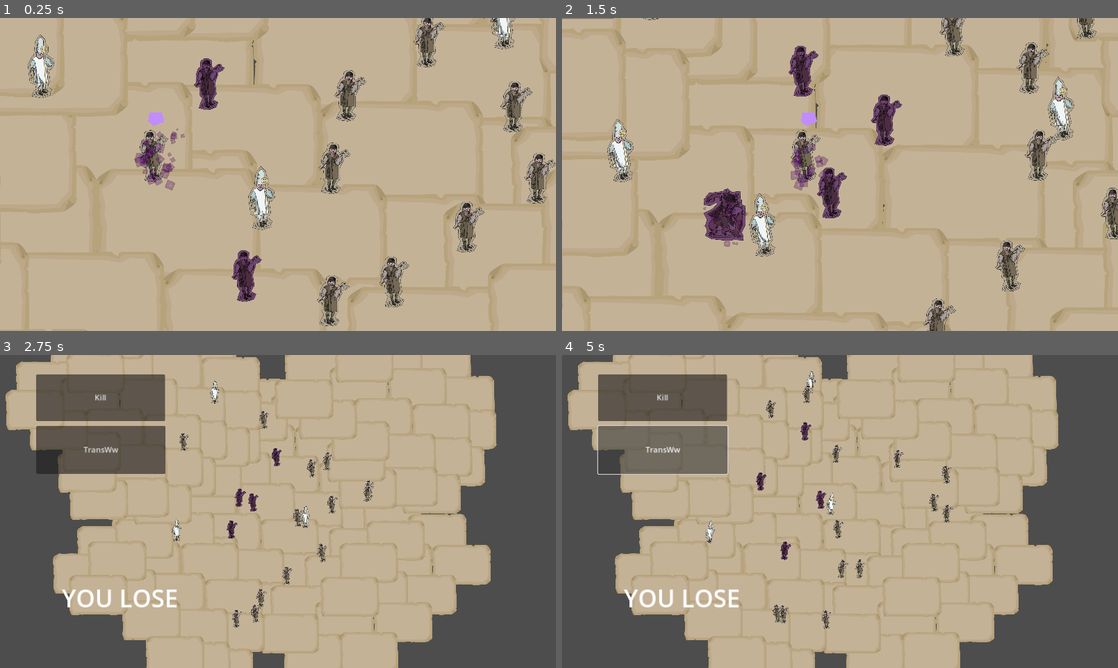
Above: before the commit, frames 1-4 (two rows, left to right).
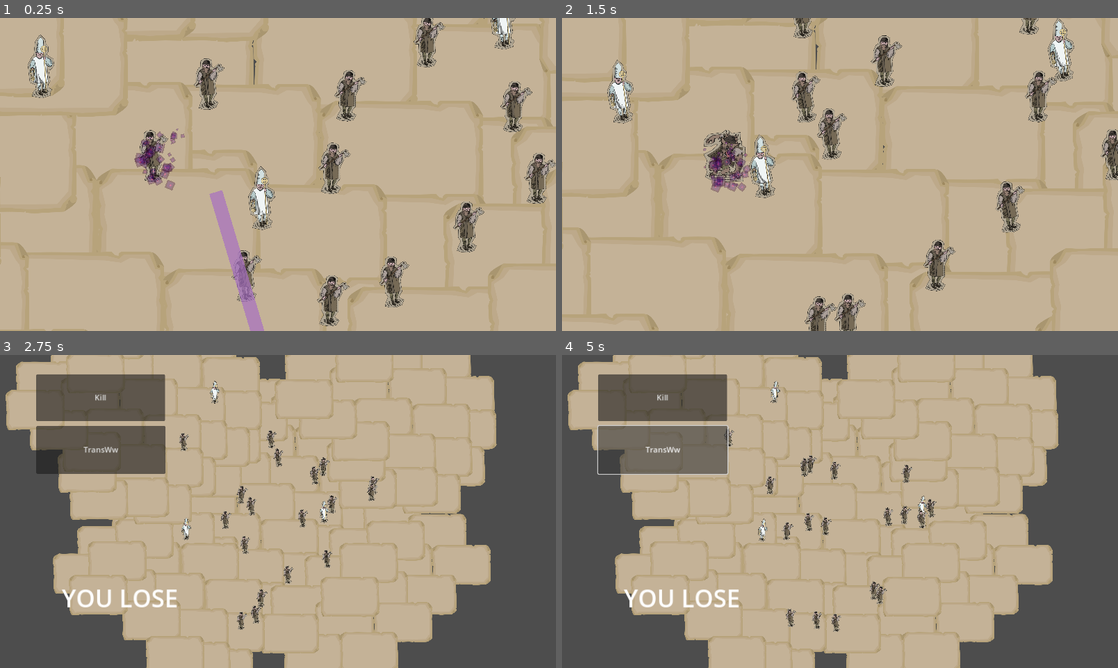
Above: after the commit, the same moments.

Repository: patator62180/Expelemalum
Game: Godot game, scene res://modules/world/world.tscn
The game is run twice, just before and just after one commit, with the same random seed, the same clock (stepped at 60 frames per second) and the same inputs. The engine's default icon, where the game draws it, is replaced by a stand-in: a white triangle on a blue panel in a dark square. Sound files missing from this copy of the repository are replaced by a short silence.
Inputs (mouse positions are in pixels of both pictures, inside the frame that each line leads up to):
- Up to frame 1 (0.25 s): no input
- Up to frame 2 (1.5 s): tap Enter at 0.5 s; move the mouse to (962, 158) at 0.52 s; hold Right (right) 0.53-1.28 s; tap Space (activate) at 0.6 s; click (962, 158) at 0.8 s; move the mouse to (728, 190) at 1.27 s; hold Down (down) from 1.28 s (still down); click (728, 190) at 1.35 s
- Up to frame 3 (2.75 s): tap Space (activate) at 1.55, 2.1 s; move the mouse to (333, 442) at 2.02 s; release Down (down) at 2.03 s; hold Right (right) from 2.03 s (still down); click (333, 442) at 2.3 s
- Up to frame 4 (5 s): move the mouse to (812, 574) at 2.77 s; release Right (right) at 2.78 s; hold Up (up) 2.78-3.53 s; click (812, 574) at 2.85 s; tap Space (activate) at 3.05, 3.6, 4.55 s; move the mouse to (1006, 558) at 3.52 s; hold Left (left) from 3.53 s (still down); click (1006, 558) at 3.8 s; move the mouse to (673, 464) at 4.27 s; click (673, 464) at 4.35 s

The runs differ from the first frame. In frame 1, 1.9% of the frame differs, in the area x 26-48%, y 12-100%; in frame 2, 24%, in the area x 0-100%, y 0-100%; in frame 3, 1.4%; in frame 4, 2.1%.

Commit message:
curse more snappy

Diff:
--- a/modules/curse/curse.gd
+++ b/modules/curse/curse.gd
@@ -1,24 +1,23 @@
-@tool
 extends Node2D
 
+#Editor var
+
 @export_node_path("Node2D") var INITIALLY_CURSED_CHARACTER : NodePath
+@onready var curse_area : Area2D = get_node("Area2D")
+@onready var curse_range : float = get_node("Area2D/CollisionShape2D").shape.radius
+@onready var line : Line2D = get_node("Line2D")
+
+#const var
+const target_angle_epsilon = 0.1* TAU
+const line_circle_radius = 20
+
+#ingame var
 var cursed_character : Node2D = null
+var cursable_character : Node2D = null
 
-var area_array : Array
-
+#Signal
 signal curse
 signal cantCurse
-
-@export var CURSE_RANGE : float:
-	get:
-		return CURSE_RANGE
-	set(value):
-		CURSE_RANGE = value
-		if Engine.is_editor_hint():
-			$Area2DUp/CollisionPolygon2D.polygon = [Vector2.ZERO, Vector2(-CURSE_RANGE, -CURSE_RANGE), Vector2(CURSE_RANGE, -CURSE_RANGE)]
-			$Area2DDown/CollisionPolygon2D.polygon = [Vector2.ZERO, Vector2(CURSE_RANGE, CURSE_RANGE), Vector2(-CURSE_RANGE, CURSE_RANGE)]
-			$Area2DLeft/CollisionPolygon2D.polygon = [Vector2.ZERO, Vector2(-CURSE_RANGE, -CURSE_RANGE), Vector2(-CURSE_RANGE, CURSE_RANGE)]
-			$Area2DRight/CollisionPolygon2D.polygon = [Vector2.ZERO, Vector2(CURSE_RANGE, CURSE_RANGE), Vector2(CURSE_RANGE, -CURSE_RANGE)]
 
 # internal
 
@@ -26,73 +25,80 @@
 	_curse(get_node(INITIALLY_CURSED_CHARACTER))
 
 func _curse(character : Node2D):
-	if not Engine.is_editor_hint():
-		if cursed_character:
-			cursed_character.is_cursed = true
-			cursed_character.tree_exiting.disconnect(queue_free)
-		cursed_character = character
-		cursed_character.tree_exiting.connect(queue_free)
+	if cursed_character != null:
 		cursed_character.is_cursed = false
-		emit_signal("curse")
+		cursed_character.tree_exiting.disconnect(queue_free)
+	cursed_character = character
+	cursed_character.tree_exiting.connect(queue_free)
+	cursed_character.is_cursed = true
+	_freeCursableCharacter()
+	emit_signal("curse")
+
+func _try_curse(character : Node2D):
+	if character != null:
+		_curse(character)
+	else:
+		emit_signal("cantCurse")
+
+func _highlightCursableCharacter(character : Node2D):
+	_freeCursableCharacter()
+	cursable_character = character
+	if cursable_character:
+		var sprite : Sprite2D = character.get_node("AnimRoot/Sprite2D")
+		sprite.modulate = Color.hex(0xa770c2ff)
+		line.show()
+		line.points[0] = _get_input_vector()*line_circle_radius
+		line.points[line.points.size()-1] = cursable_character.global_position - global_position
+
+func _freeCursableCharacter():
+	if cursable_character == null:
+		return
+	var sprite : Sprite2D = cursable_character.get_node("AnimRoot/Sprite2D")
+	sprite.modulate = Color.WHITE
+	cursable_character = null
+	line.hide()
 
 func _process(delta : float):
-	if not Engine.is_editor_hint():
-		global_position = cursed_character.global_position
-		if area_array:
-			_highlightCursableCharacters(area_array, false)
-		area_array = _process_area_array()
-		_highlightCursableCharacters(area_array, true)
+	_update_Cursable_Character()
+	global_position = cursed_character.global_position
+
+func _update_Cursable_Character():
+	#if cursable go out of range, unhighlight
+	if cursable_character != null and not curse_area.overlaps_area(cursable_character.get_node("Area2DBody")):
+		_freeCursableCharacter()
+
+	var inputVector = (get_global_mouse_position()-global_position).normalized()
+
+	var overlapping_areas = curse_area.get_overlapping_areas()
+	var cursable_candidates : Array
+	for area in overlapping_areas:
+		var character : Node2D = area.get_parent()
+		if character != cursed_character:
+			var toCharacterVector : Vector2 = character.global_position - cursed_character.global_position
+			if abs(toCharacterVector.angle_to(inputVector)) < target_angle_epsilon:
+				cursable_candidates.append(character)
+
+	_highlightCursableCharacter(_get_closest_character(cursable_candidates))
+
+func _dist_to_cursable_character()-> float :
+	if cursable_character == null:
+		return INF
+	return cursable_character.global_position.distance_to(cursed_character.global_position)
 
 func _input(event : InputEvent):
-	if not Engine.is_editor_hint():
-		if event is InputEventJoypadMotion:
-			pass # TODO MANAGE JOYPAD
-		elif event is InputEventKey:
-				if not event.pressed:
-					var area_array : Array = []
-					_try_curse(event)
-					if event.is_action("activate"):
-						if not cursed_character.is_metamorphosed:
-							cursed_character.metamorphose()
+	if event.is_action_released("curse"):
+		_try_curse(cursable_character)
 
-func _try_curse(input : InputEvent):
-	var area2D
-	if input.is_action("up"):
-		area2D = $Area2DUp
-	elif input.is_action("down"):
-		area2D = $Area2DDown
-	elif input.is_action("left"):
-		area2D = $Area2DLeft
-	elif input.is_action("right"):
-		area2D = $Area2DRight
+	if event.is_action_released("activate") and not cursed_character.is_metamorphosed:
+		cursed_character.metamorphose()
 
-	# CHANGE CHARACTER IF POSSIBLE
-	if area2D:
-		area_array = area2D.get_overlapping_areas().duplicate()
-		area_array.erase(cursed_character.get_node("Area2DBody"))
-		if area_array:
-			_curse(_get_closest_character(area_array))
-		else:
-			emit_signal("cantCurse")
+func _on_tree_exiting():
+	GameState.IsCurseAlive= false
 
-func _process_area_array() -> Array:
-	if not Engine.is_editor_hint():
-		var area_array : Array = []
-		area_array.append_array($Area2DUp.get_overlapping_areas().duplicate())
-		area_array.append_array($Area2DDown.get_overlapping_areas().duplicate())
-		area_array.append_array($Area2DLeft.get_overlapping_areas().duplicate())
-		area_array.append_array($Area2DRight.get_overlapping_areas().duplicate())
-		area_array.erase(cursed_character.get_node("Area2DBody"))
-
-		return area_array
-	else:
-		return []
-
-func _get_closest_character(area_array : Array) -> Node2D:
+func _get_closest_character(characters : Array) -> Node2D:
 	var closest_character : Node2D = null
 	var closest_character_distance : float = INF
-	for area in area_array:
-		var character : Node2D = area.get_parent()
+	for character in characters:
 		if character != cursed_character:
 			var character_distance : float = (character.global_position - cursed_character.global_position).length()
 			if character_distance < closest_character_distance:
@@ -100,14 +106,5 @@
 				closest_character_distance = character_distance
 	return closest_character
 
-
-func _on_tree_exiting():
-	GameState.IsCurseAlive= false
-
-func _highlightCursableCharacters(area_array : Array, enable : bool):
-	for area in area_array:
-		if area != null:
-			var character : Node2D = area.get_parent()
-			if not enable or character != cursed_character:
-				var sprite : Sprite2D = character.get_node("AnimRoot/Sprite2D")
-				sprite.modulate = Color.hex(0xa770c2ff) if enable else Color.WHITE
+func _get_input_vector() -> Vector2:
+	return (get_global_mouse_position()-global_position).normalized()
--- a/modules/curse/curse.tscn
+++ b/modules/curse/curse.tscn
@@ -31,9 +31,15 @@
 color = Color(1, 0.0705882, 0.643137, 0.313726)
 turbulence_enabled = true
 
+[sub_resource type="CircleShape2D" id="CircleShape2D_d4kpx"]
+radius = 100.0
+
 [node name="Curse" type="Node2D"]
 script = ExtResource("1_cbkdp")
-CURSE_RANGE = 100.0
+
+[node name="Line2D" type="Line2D" parent="."]
+points = PackedVector2Array(45, 13, 84, 143)
+default_color = Color(0.654902, 0.439216, 0.760784, 0.705882)
 
 [node name="GPUParticles2D" type="GPUParticles2D" parent="."]
 amount = 50
@@ -42,43 +48,6 @@
 lifetime = 0.5
 preprocess = 2.0
 
-[node name="Polygon2D" type="Polygon2D" parent="."]
-position = Vector2(1, -41)
-color = Color(0.760784, 0.552941, 1, 1)
-polygon = PackedVector2Array(-2, 5, -6, 2, -5, -5, 4, -5, 6, 2)
-
-[node name="Area2DUp" type="Area2D" parent="."]
-collision_layer = 0
-collision_mask = 8
-monitorable = false
-
-[node name="CollisionPolygon2D" type="CollisionPolygon2D" parent="Area2DUp"]
-polygon = PackedVector2Array(0, 0, -100, -100, 100, -100)
-
-[node name="Area2DDown" type="Area2D" parent="."]
-collision_layer = 0
-collision_mask = 8
-monitorable = false
-
-[node name="CollisionPolygon2D" type="CollisionPolygon2D" parent="Area2DDown"]
-polygon = PackedVector2Array(0, 0, 100, 100, -100, 100)
-
-[node name="Area2DLeft" type="Area2D" parent="."]
-collision_layer = 0
-collision_mask = 8
-monitorable = false
-
-[node name="CollisionPolygon2D" type="CollisionPolygon2D" parent="Area2DLeft"]
-polygon = PackedVector2Array(0, 0, -100, -100, -100, 100)
-
-[node name="Area2DRight" type="Area2D" parent="."]
-collision_layer = 0
-collision_mask = 8
-monitorable = false
-
-[node name="CollisionPolygon2D" type="CollisionPolygon2D" parent="Area2DRight"]
-polygon = PackedVector2Array(0, 0, 100, 100, 100, -100)
-
 [node name="Camera2D" type="Camera2D" parent="."]
 zoom = Vector2(2.8, 2.8)
 limit_left = 303
@@ -86,4 +55,12 @@
 limit_right = 793
 limit_bottom = 559
 
+[node name="Area2D" type="Area2D" parent="."]
+collision_layer = 0
+collision_mask = 8
+monitorable = false
+
+[node name="CollisionShape2D" type="CollisionShape2D" parent="Area2D"]
+shape = SubResource("CircleShape2D_d4kpx")
+
 [connection signal="tree_exiting" from="." to="." method="_on_tree_exiting"]
--- a/project.godot
+++ b/project.godot
@@ -59,6 +59,13 @@
 , Object(InputEventJoypadButton,"resource_local_to_scene":false,"resource_name":"","device":-1,"button_index":2,"pressure":0.0,"pressed":false,"script":null)
 ]
 }
+curse={
+"deadzone": 0.5,
+"events": [Object(InputEventMouseButton,"resource_local_to_scene":false,"resource_name":"","device":-1,"window_id":0,"alt_pressed":false,"shift_pressed":false,"ctrl_pressed":false,"meta_pressed":false,"button_mask":0,"position":Vector2(0, 0),"global_position":Vector2(0, 0),"factor":1.0,"button_index":1,"pressed":false,"double_click":false,"script":null)
+, Object(InputEventJoypadButton,"resource_local_to_scene":false,"resource_name":"","device":-1,"button_index":0,"pressure":0.0,"pressed":false,"script":null)
+, Object(InputEventKey,"resource_local_to_scene":false,"resource_name":"","device":0,"window_id":0,"alt_pressed":false,"shift_pressed":false,"ctrl_pressed":false,"meta_pressed":false,"pressed":false,"keycode":0,"physical_keycode":4194309,"key_label":0,"unicode":0,"echo":false,"script":null)
+]
+}
 
 [layer_names]
 
Not shown: 1 places in modules/curse/curse.tscn that only renumber resources
